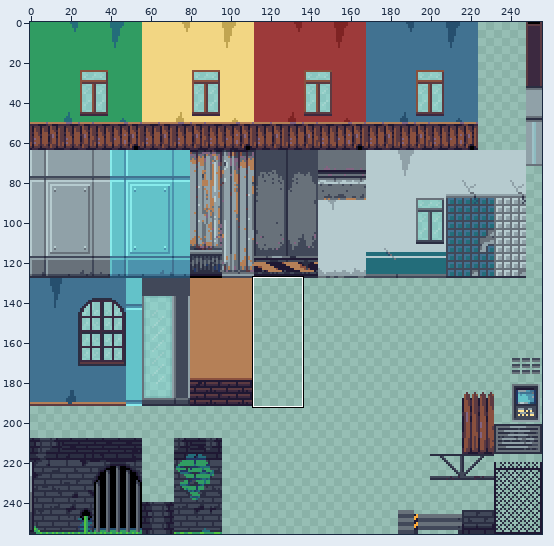
File history of a pixel-art file, Assets/Tileset/Rooms.ase. Above: a wide view before the commit, with the close-up outlined.
Close-up. As it was:
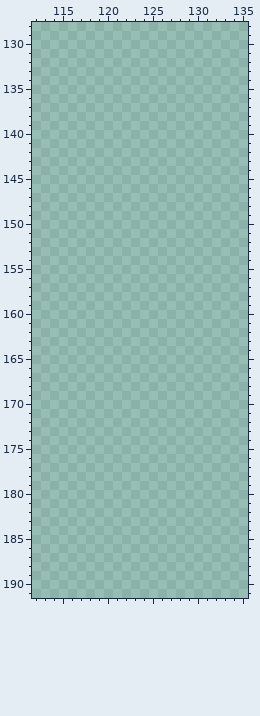
256x256 pixels, 1 frame. Shown: x 112..135, y 128..191.
And afterwards:
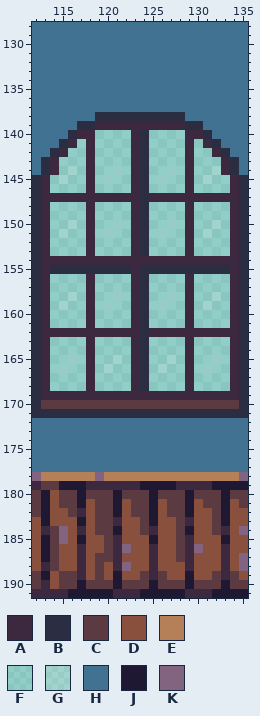
Palette (. is transparent): A #3c2940  B #2b2e42  C #5c3a41  D #8a503e  E #b58057  F #88ebeb5a  G #b8fdff5a  H #417291  J #1f1833  K #826481
Diff:
Layers "Windows", "Walls":
y 128..137: x 112..135 ........................ -> HHHHHHHHHHHHHHHHHHHHHHHH
y 138: x 112..135 ........................ -> HHHHHHHBBBBBBBBBBHHHHHHH
y 139: x 112..135 ........................ -> HHHHHBBAAAAAAAAAABBHHHHH
y 140: x 112..135 ........................ -> HHHHBAAFFFFABFFFFAABHHHH
y 141: x 112..135 ........................ -> HHHBAFAFFFFABFFFFAFABHHH
y 142: x 112..135 ........................ -> HHBAFFAFFFFABFFFFAFFABHH
y 143: x 112..135 ........................ -> HBAFFFAFFFFABFFFFAFFFABH
y 144: x 112..135 ........................ -> HBAFGFAFFGFABFFGFAFFGABH
y 145: x 112..135 ........................ -> BAFGFFAFGFFABFGFFAFGFFAB
y 146: x 112..135 ........................ -> BAFFFFAFFFFABFFFFAFFFFAB
y 147: x 112..135 ........................ -> BAAAAAAAAAAABAAAAAAAAAAB
y 148..149: x 112..135 ........................ -> BAFFFFAFFFFABFFFFAFFFFAB
y 150: x 112..135 ........................ -> BAFFGFAFFGFABFFGFAFFGFAB
y 151: x 112..135 ........................ -> BAFGFFAFGFFABFGFFAFGFFAB
y 152..153: x 112..135 ........................ -> BAFFFFAFFFFABFFFFAFFFFAB
y 154: x 112..135 ........................ -> BAAAAAAAAAAAAAAAAAAAAAAB
y 155: x 112..135 ........................ -> BABBBBBBBBBABBBBBBBBBBAB
y 156..157: x 112..135 ........................ -> BAFFFFAFFFFABFFFFAFFFFAB
y 158: x 112..135 ........................ -> BAFFGFAFFGFABFFGFAFFGFAB
y 159: x 112..135 ........................ -> BAFGFFAFGFFABFGFFAFGFFAB
y 160..161: x 112..135 ........................ -> BAFFFFAFFFFABFFFFAFFFFAB
y 162: x 112..135 ........................ -> BAAAAAAAAAAABAAAAAAAAAAB
y 163..164: x 112..135 ........................ -> BAFFFFAFFFFABFFFFAFFFFAB
y 165: x 112..135 ........................ -> BAFFGFAFFGFABFFGFAFFGFAB
y 166: x 112..135 ........................ -> BAFGFFAFGFFABFGFFAFGFFAB
y 167..168: x 112..135 ........................ -> BAFFFFAFFFFABFFFFAFFFFAB
y 169: x 112..135 ........................ -> BAAAAAAAAAAAAAAAAAAAAAAB
y 170: x 112..135 ........................ -> BCCCCCCCCCCCCCCCCCCCCCCB
y 171: x 112..135 ........................ -> BBBBBBBBBBBBBBBBBBBBBBBB
y 172..177: x 112..135 ........................ -> HHHHHHHHHHHHHHHHHHHHHHHH
y 178: x 112..135 ........................ -> KEEEEEEKEEEEEEEEEEEEEEEK
y 179: x 112..135 ........................ -> ACCJJJAAAAAAJJJJAAAAJJJJ
y 180: x 112..135 ........................ -> CJDCCJCCCJCCCJCCCJCCCJCC
y 181: x 112..135 ........................ -> CJDCCJDCCJDCCJDCCJDCCJDC
y 182: x 112..135 ........................ -> CJDDCADCCJDCCJDCCJDDCJDD
y 183: x 112..135 ........................ -> DJDDDJDCCADDCJDDCADDCJDD
y 184: x 112..135 ........................ -> DACKDADCCJDDCADDCJDDCADK
y 185: x 112..135 ........................ -> DJCKDJDDCADDDJDDCADDDJDD
y 186: x 112..135 ........................ -> DJCDDADDCAKDDADDCAKDDADD
y 187: x 112..135 ........................ -> DJCDDADCCADDDADDCADDDADK
y 188: x 112..135 ........................ -> DACDDADCDAKDDADDDADDDADK
y 189: x 112..135 ........................ -> CJDCCADCDJDDCACDDJDDCACD
y 190: x 112..135 ........................ -> CADCCJCCCJCCCJCCCJCCCJCC
y 191: x 112..135 ........................ -> AAAAJJJJJAAAJJJJJAAAJJJJ
